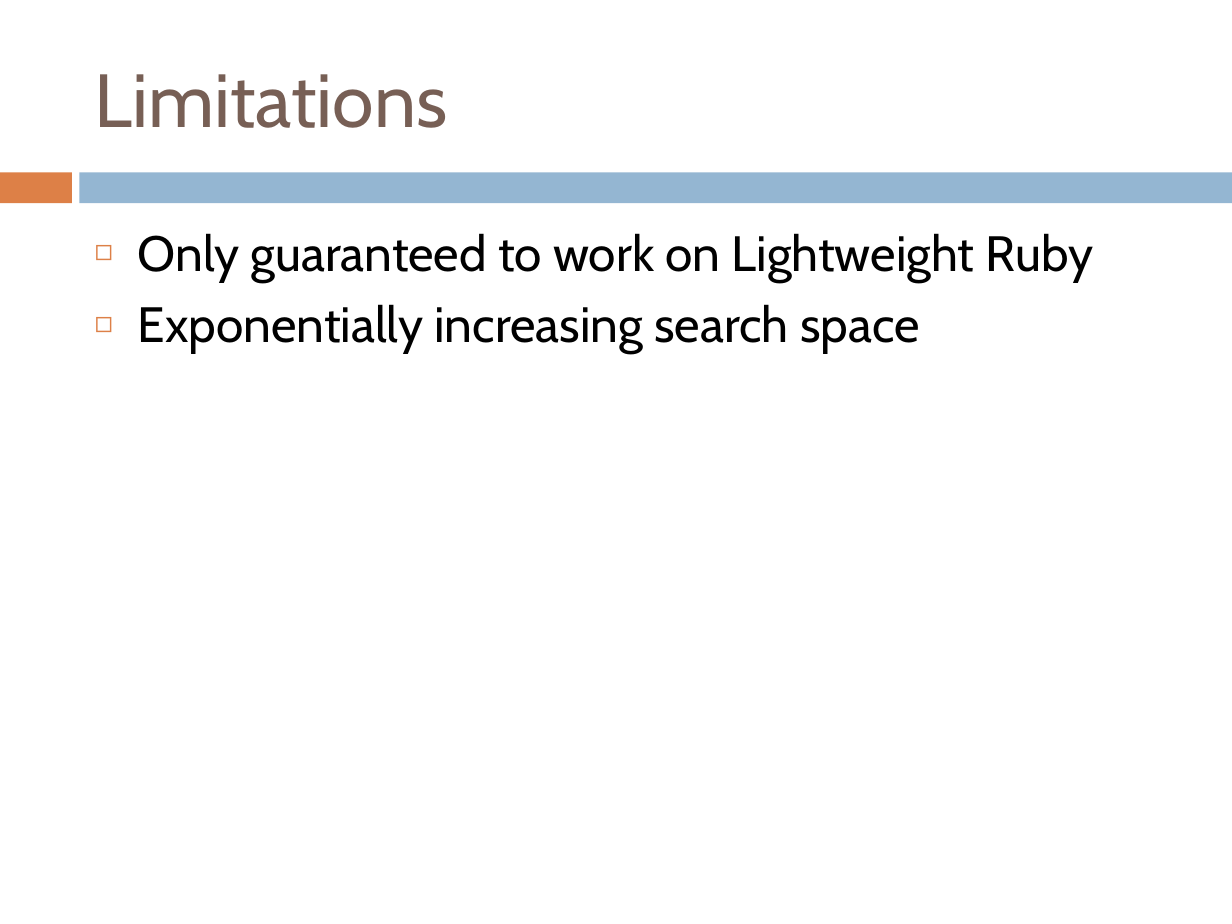
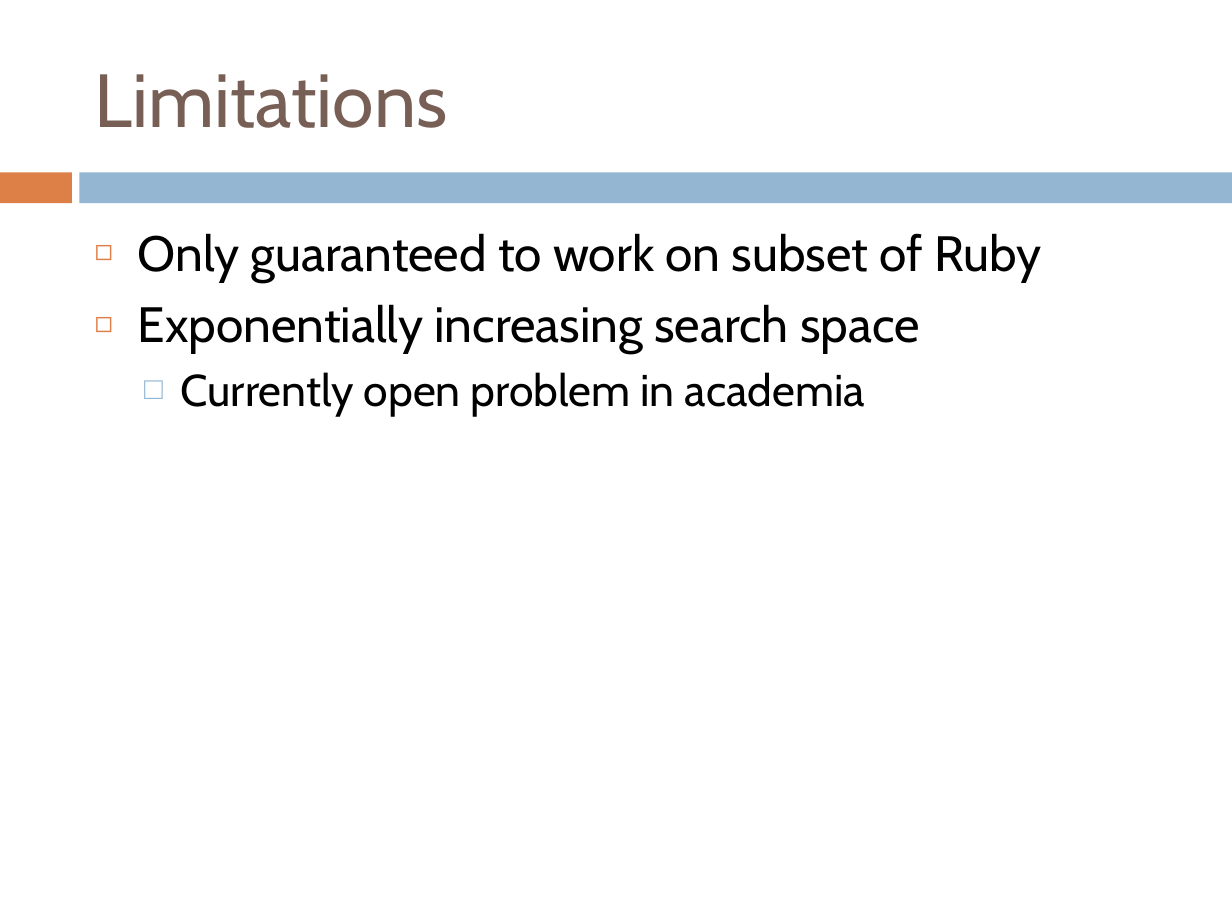
Before and after one commit to IgnoredAmbience/splats, a slide deck: slide 16 of docs/SpLATS.ppt (slide 18 before the commit). Drawn at 1232x924 pixels with LibreOffice and Linux fonts; fonts in the diff are those of the drawing. Boxes give left, top, right and bottom in pixels: in the first picture for what was removed or moved away, otherwise in the second. Text is boxed around its words. In the diff, an @@ line names an element or a change of style, - is before the commit and + after.

```diff
--- a/docs/SpLATS.ppt
+++ b/docs/SpLATS.ppt
@@ text at [138,233,1041,281]: text changed @@
-◻ Only guaranteed to work on Lightweight Ruby
+◻ Only guaranteed to work on subset of Ruby
@@ text at [181,372,865,417]: paragraph added @@
+  □ Currently open problem in academia
```
Also in this commit, not shown: 10 other slides changed, 4 slides added, 7 slides removed.
